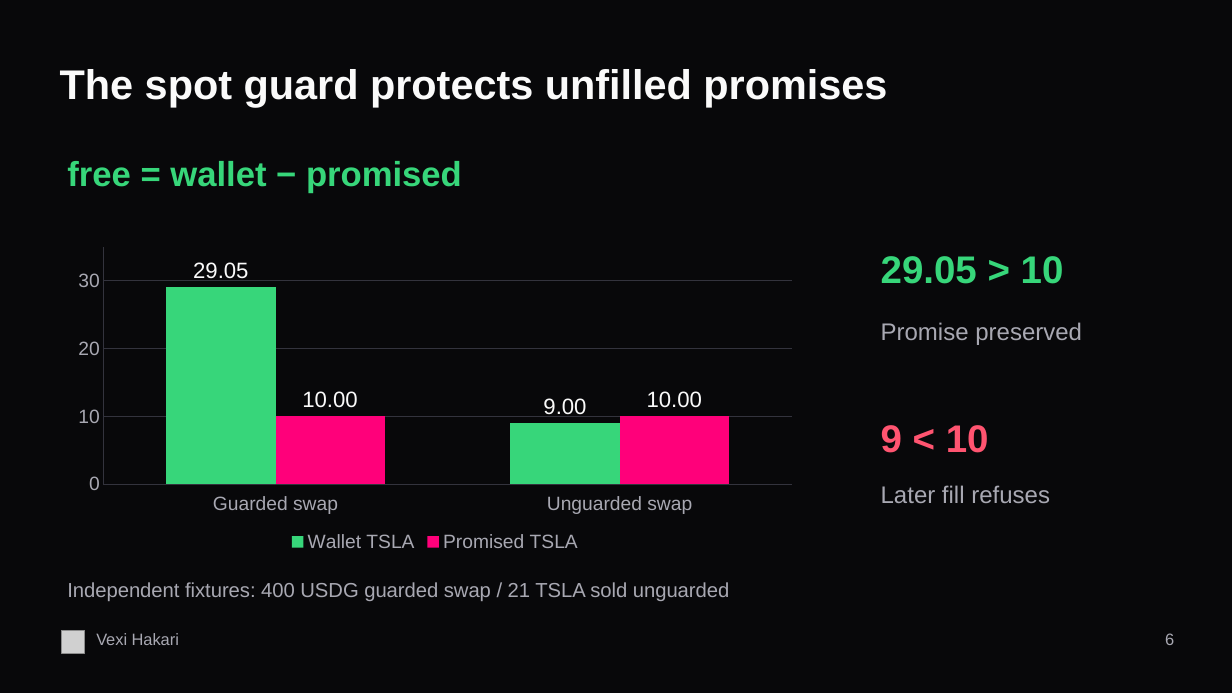
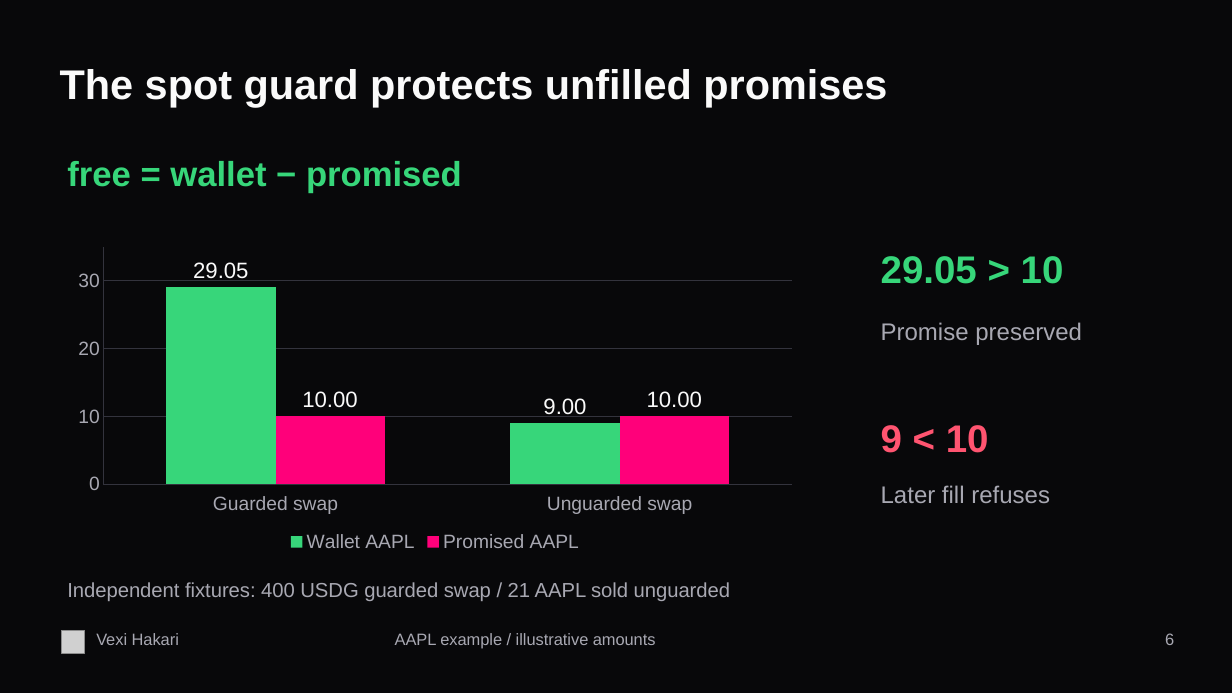
Before and after one commit to vexi-v1/vexi-hakari, a slide deck: slide 6 of docs/presentations/Vexi-Hakari-6min-EN.pptx. Drawn at 1232x693 pixels with LibreOffice and Linux fonts; fonts in the diff are those of the drawing; grey boxes stand for pictures. Boxes give left, top, right and bottom in pixels: in the first picture for what was removed or moved away, otherwise in the second. Text is boxed around its words. In the diff, an @@ line names an element or a change of style, - is before the commit and + after.

Commit message:
docs: use AAPL in bilingual six-minute demo artifacts

```diff
--- a/docs/presentations/Vexi-Hakari-6min-EN.pptx
+++ b/docs/presentations/Vexi-Hakari-6min-EN.pptx
@@ column chart at <box>64,240,807,556</box> @@
-Wallet TSLA: 29.05, 9
+Wallet AAPL: 29.05, 9
-Promised TSLA: 10, 10
+Promised AAPL: 10, 10
@@ text at <box>67,582,730,601</box>: text changed @@
-Independent fixtures: 400 USDG guarded swap / 21 TSLA sold unguarded
+Independent fixtures: 400 USDG guarded swap / 21 AAPL sold unguarded
@@ text added at <box>395,633,656,649</box>, 12.8 pt, text #A8A8B2 @@
+AAPL example / illustrative amounts
```
Also in this commit, not shown: 9 other slides changed, 5 other files.
